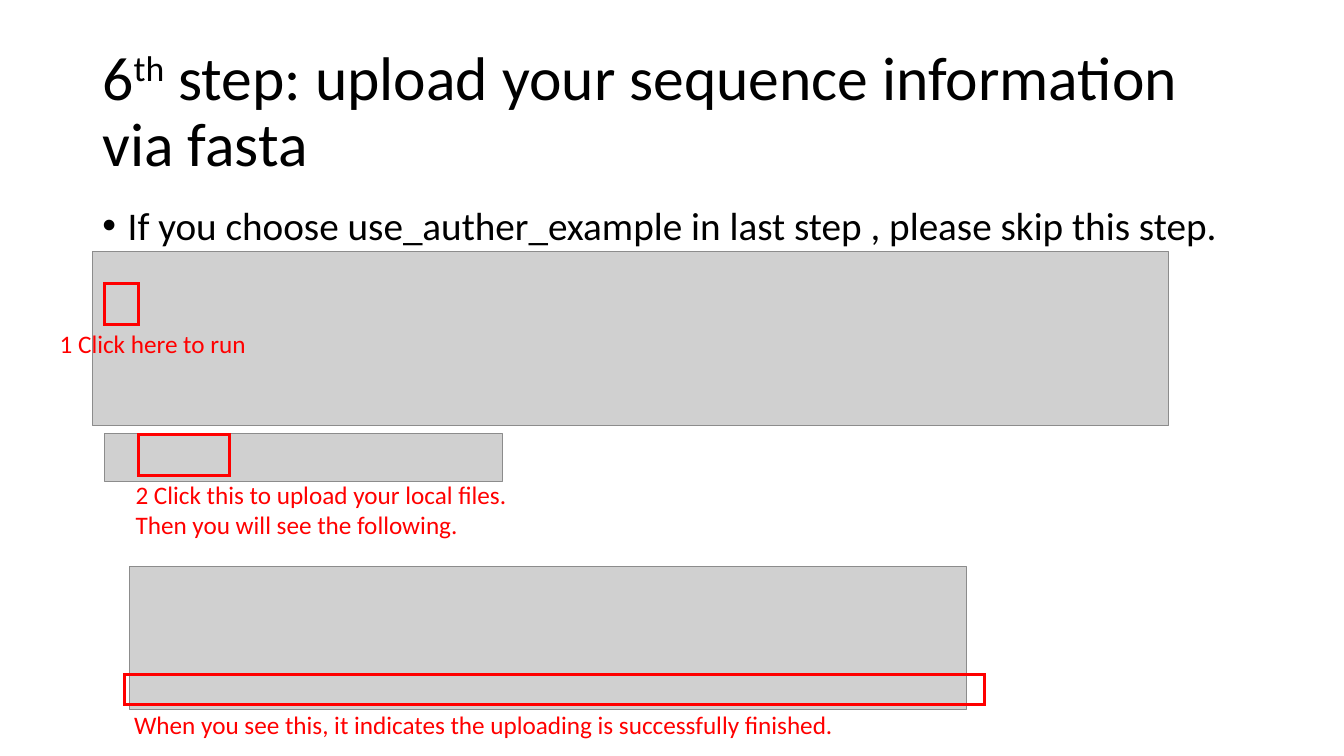
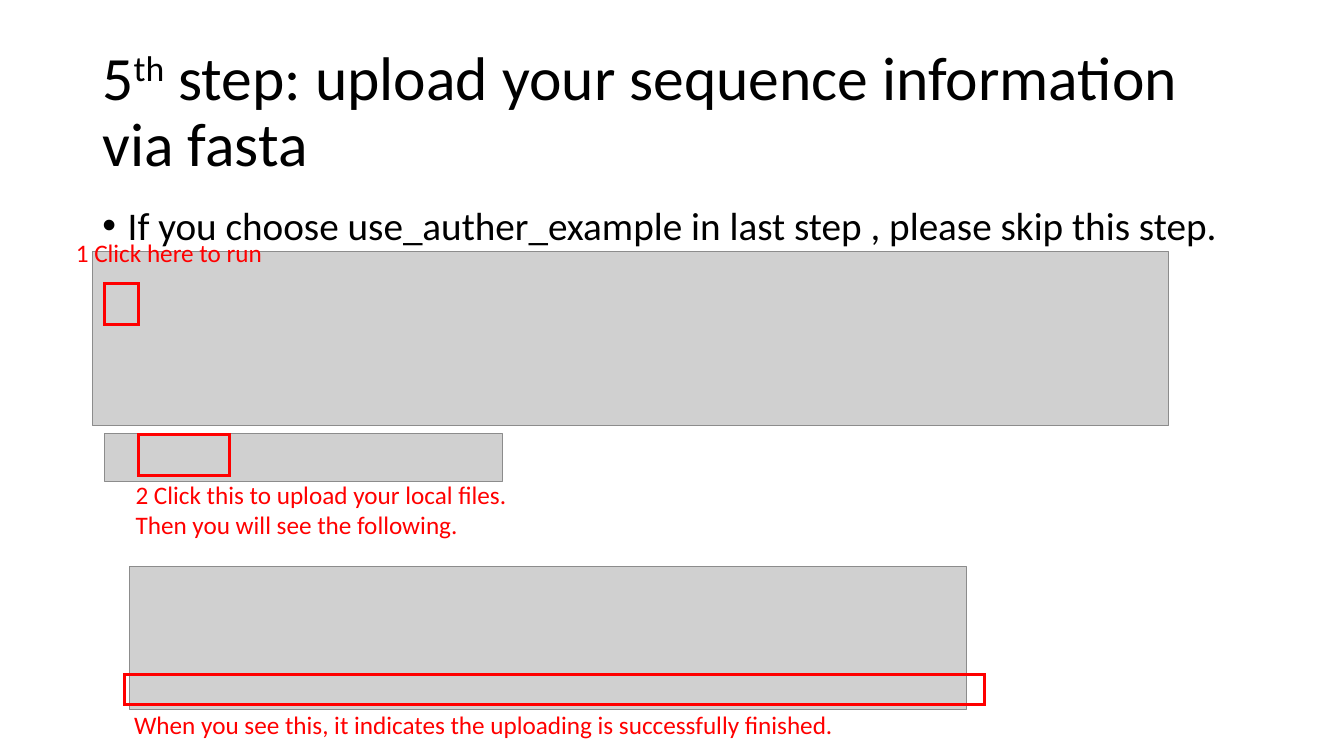
Before and after one commit to kiharalab/CryoREAD, a slide deck: slide 14 of CryoREAD_tutorial.pptx (slide 8 before the commit). Drawn at 1344x756 pixels with LibreOffice and Linux fonts; fonts in the diff are those of the drawing; grey boxes stand for pictures. Boxes give left, top, right and bottom in pixels: in the first picture for what was removed or moved away, otherwise in the second. Text is boxed around its words. In the diff, an @@ line names an element or a change of style, - is before the commit and + after.

```diff
--- a/CryoREAD_tutorial.pptx
+++ b/CryoREAD_tutorial.pptx
@@ title at <box>102,57,1177,167</box>: text changed @@
-6th step: upload your sequence information via fasta
+5th step: upload your sequence information via fasta
@@ text "1 Click here to run" rewrapped from <box>60,332,245,359</box> to <box>76,242,262,262</box> @@
```
Also in this commit, not shown: 6 other slides changed, 7 slides added, 1 slide removed.
